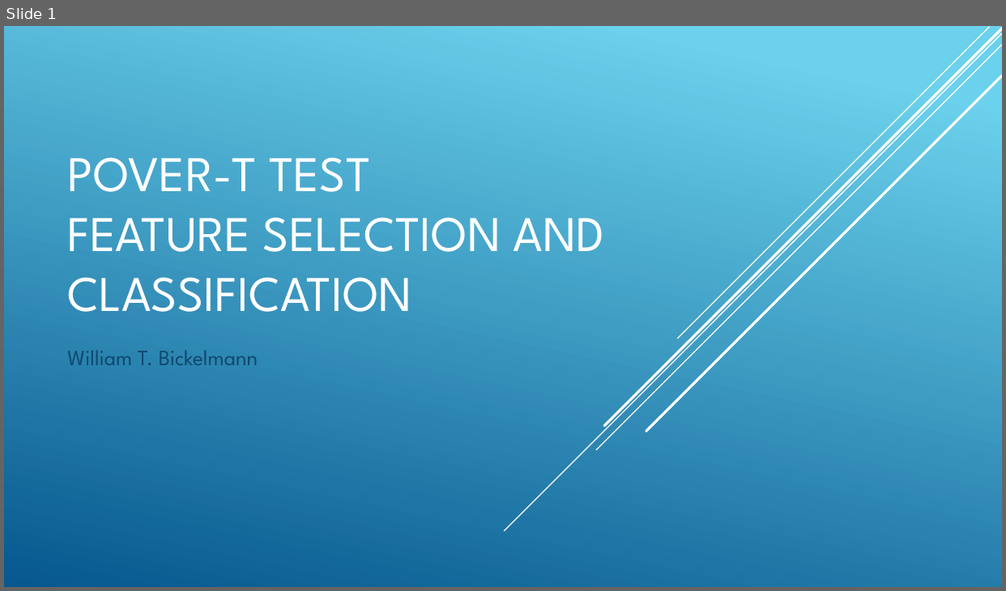
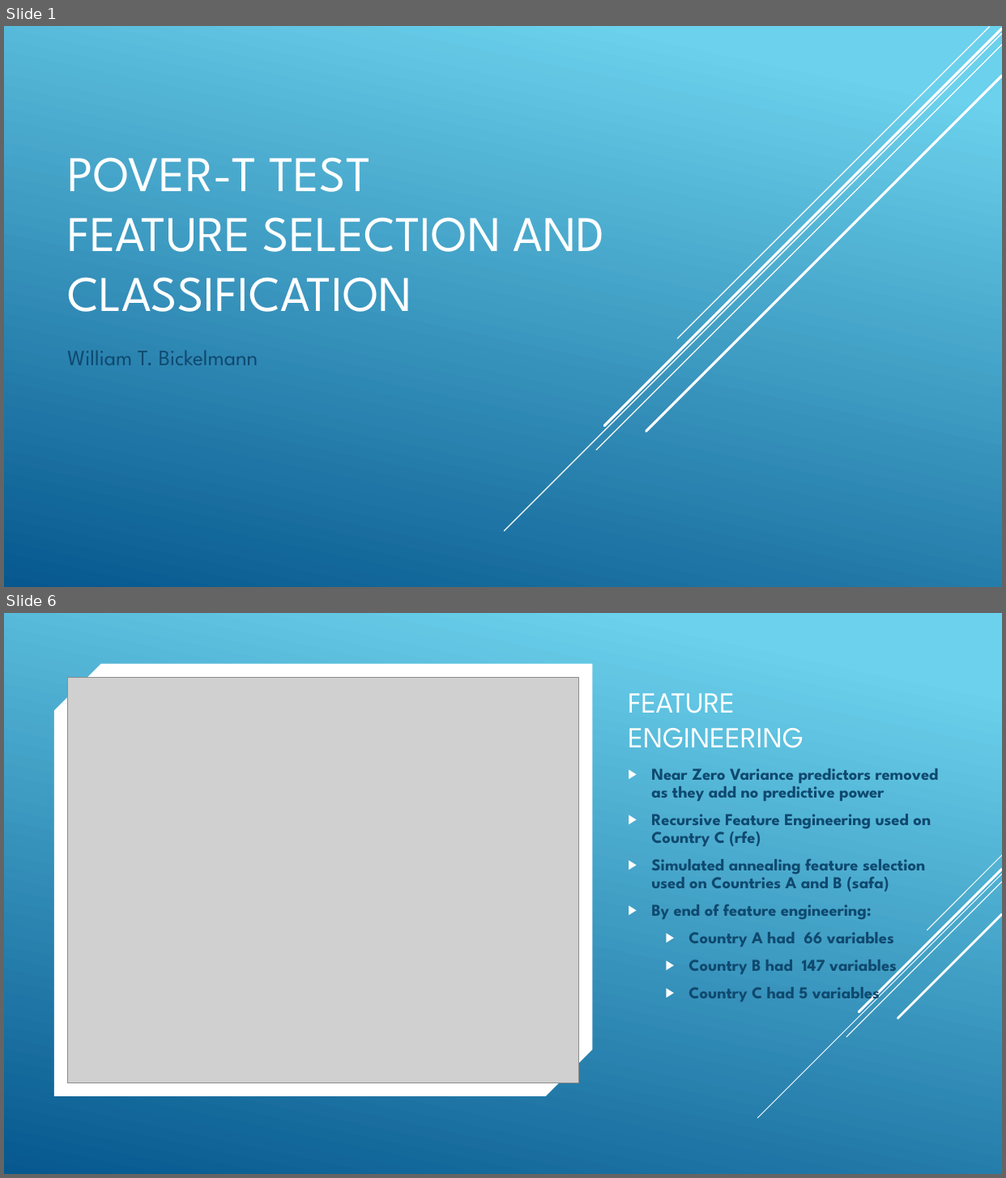
Before and after one commit to wbickelmann/MLProjects, a slide deck: PoveR-T Test_slides.pptx. Shown one above the other, each under a label of ours: slide 1 before the commit, slides 1 and 6 after it; the slides between them are not shown. The pictures are 1006x591 and 1006x1178 pixels, drawn with LibreOffice and Linux fonts; fonts in the diff are those of the drawing; grey boxes stand for pictures. Boxes give left, top, right and bottom in pixels: in the first picture for what was removed or moved away, otherwise in the second. Text is boxed around its words. In the diff, an @@ line names an element or a change of style, - is before the commit and + after.

```diff
--- a/PoveR-T Test_slides.pptx
+++ b/PoveR-T Test_slides.pptx
@@ slide 6 added at box(4, 613, 1002, 1174), background gradient #6ED2EB to #06588E @@
@@ snip diag rect added at box(54, 664, 592, 1097), fill #FFFFFF @@
@@ picture added at box(68, 677, 579, 1083) @@
@@ title added at box(628, 693, 803, 748), 28 pt, text #FFFFFF @@
+FEATURE ENGINEERING
@@ text added at box(651, 769, 939, 1004), 16 pt, text #0F496F, bold @@
+▶ Near Zero Variance predictors removed as they add no predictive power
+▶ Recursive Feature Engineering used on Country C (rfe)
+▶ Simulated annealing feature selection used on Countries A and B (safa)
+▶ By end of feature engineering:
+  ▶ Country A had 66 variables
+  ▶ Country B had 147 variables
+  ▶ Country C had 5 variables
@@ group added at box(758, 855, 1002, 1118): 5 lines @@
```
Also in this commit, not shown: 1 slide changed, 7 other slides added, 8 slides removed, 8 other files.
